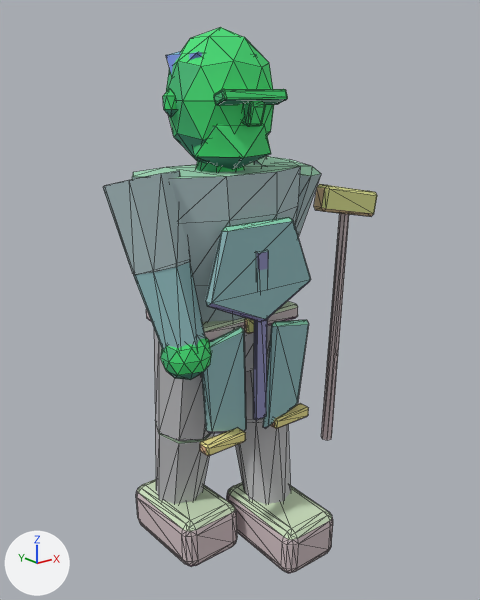
The glTF model assets/exports/npc/npc_laborer_contact_r_v01.glb, before and after one commit.
The view is the same before and after, from a 50 mm lens placed at (-1.505, -1.999, 1.854), pointed at (0.103, 0.011, 1.05). The axes (+X, +Y, +Z) are drawn at lower left. The lights are the same throughout. The older version comes first. Mesh edges are drawn as thin lines. Vertices at exactly the same position are counted once.

Before the edit, the objects in view are built like this:
```python
me_geo_npc_laborer_contact_r_v01 = bpy.data.meshes.new('GEO_npc_laborer_contact_r_v01')
me_geo_npc_laborer_contact_r_v01.from_pydata(...)  # 954 vertices, 1772 faces; spans x -0.48..0.85, y -0.41..0.29, z 0.0..2.07
me_geo_npc_laborer_contact_r_v01.materials.append(mat_mat_npc_indexed)
ob_geo_npc_laborer_contact_r_v01 = bpy.data.objects.new('GEO_npc_laborer_contact_r_v01', me_geo_npc_laborer_contact_r_v01)
ob_geo_npc_laborer_contact_r_v01.location = (0.0, 0.0, 0.0)
```
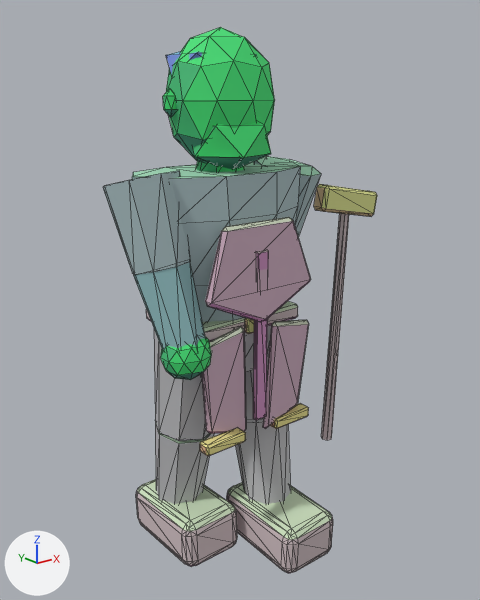
The change in detail:
me_geo_npc_laborer_contact_r_v01 is used by ob_geo_npc_laborer_contact_r_v01; location (0.0, 0.0, 0.0).
me_geo_npc_laborer_contact_r_v01 had 954 vertices, 1772 faces and spanned x -0.48..0.85, y -0.41..0.29, z 0.0..2.07.
me_geo_npc_laborer_contact_r_v01 now has 842 vertices, 1556 faces and spans x -0.48..0.85, y -0.41..0.29, z 0.0..2.07.
me_geo_npc_laborer_contact_r_v01 part 1: the loose piece of 56 vertices spanning x -0.14..0.14, y -0.21..-0.15, z 1.81..1.86 is deleted.
me_geo_npc_laborer_contact_r_v01 part 2: the loose piece of 56 vertices spanning x -0.03..0.03, y -0.22..-0.15, z 1.74..1.83 is deleted.
me_geo_npc_laborer_contact_r_v01 part 3: 188 kept faces spanning x -0.25..0.25, y -0.26..-0.17, z 0.59..1.42 get new vertex colours.

Where the change shows, as pixel boxes [x1, y1, x2, y2] in the pictures (480 x 600 px):
part 1 of me_geo_npc_laborer_contact_r_v01, deleted (green): before [214, 89, 288, 105]
part 2 of me_geo_npc_laborer_contact_r_v01, deleted (green): before [242, 101, 265, 126]
part 3 of me_geo_npc_laborer_contact_r_v01, recoloured: [202, 217, 311, 433] in both
